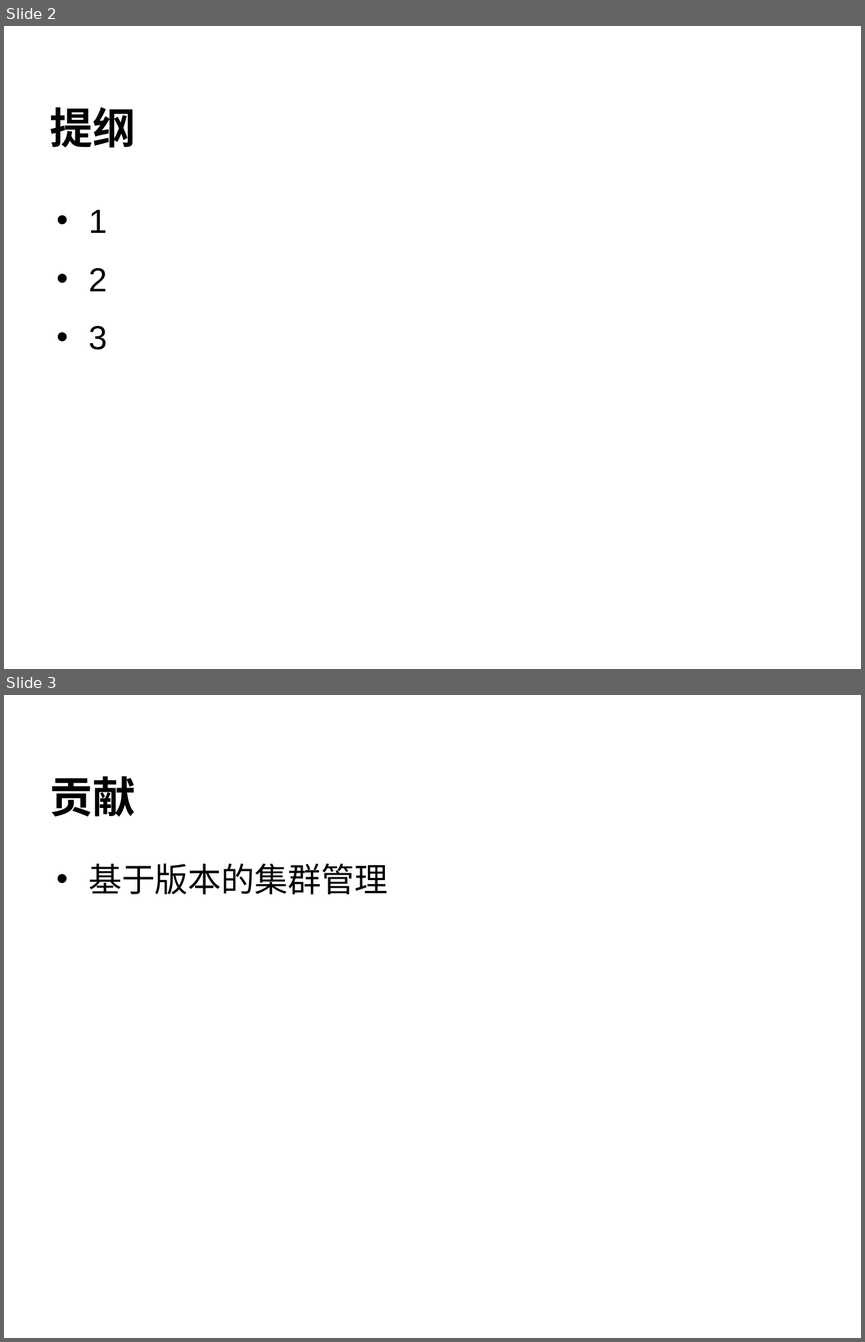
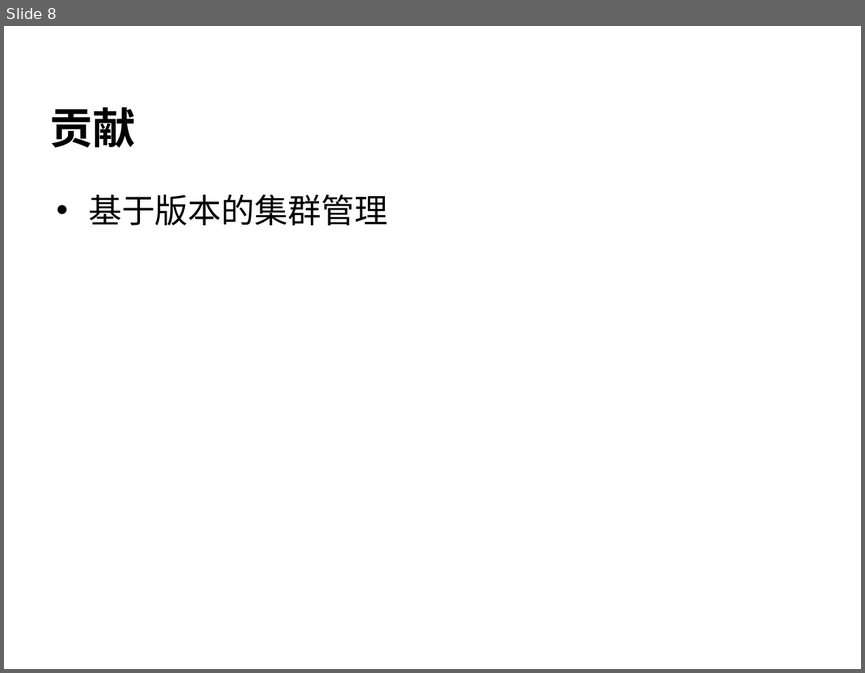
Before and after one commit to cheliequan/idning-paper, a slide deck: draft/答辩.ppt. Shown one above the other, each under a label of ours: slides 2 and 3 before the commit, slide 8 after it. The pictures are 865x1342 and 865x673 pixels, drawn with LibreOffice and Linux fonts; fonts in the diff are those of the drawing; background and template pictures are left out. Boxes give left, top, right and bottom in pixels: in the first picture for what was removed or moved away, otherwise in the second. Text is boxed around its words. In the diff, an @@ line names an element or a change of style, - is before the commit and + after.

```diff
--- a/draft/答辩.ppt
+++ b/draft/答辩.ppt
@@ slide 2 removed at bbox=[4, 26, 861, 669], background picture (left out) @@
@@ title removed at bbox=[50, 107, 135, 148] @@
-提纲
@@ text removed at bbox=[88, 210, 107, 350] @@
-• 1
-• 2
-• 3
@@ what was slide 3 is now slide 8 @@
```
Also in this commit, not shown: 3 slides changed, 4 slides added, 1 other file.
